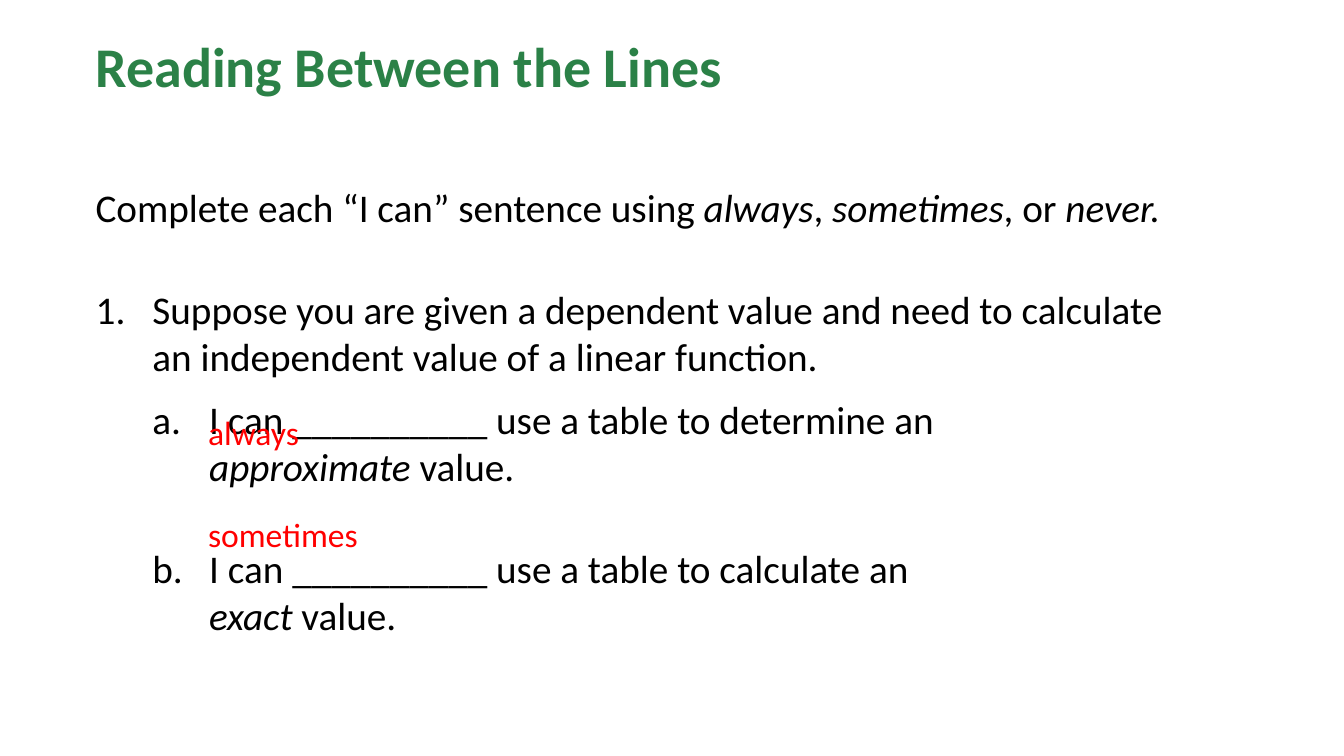
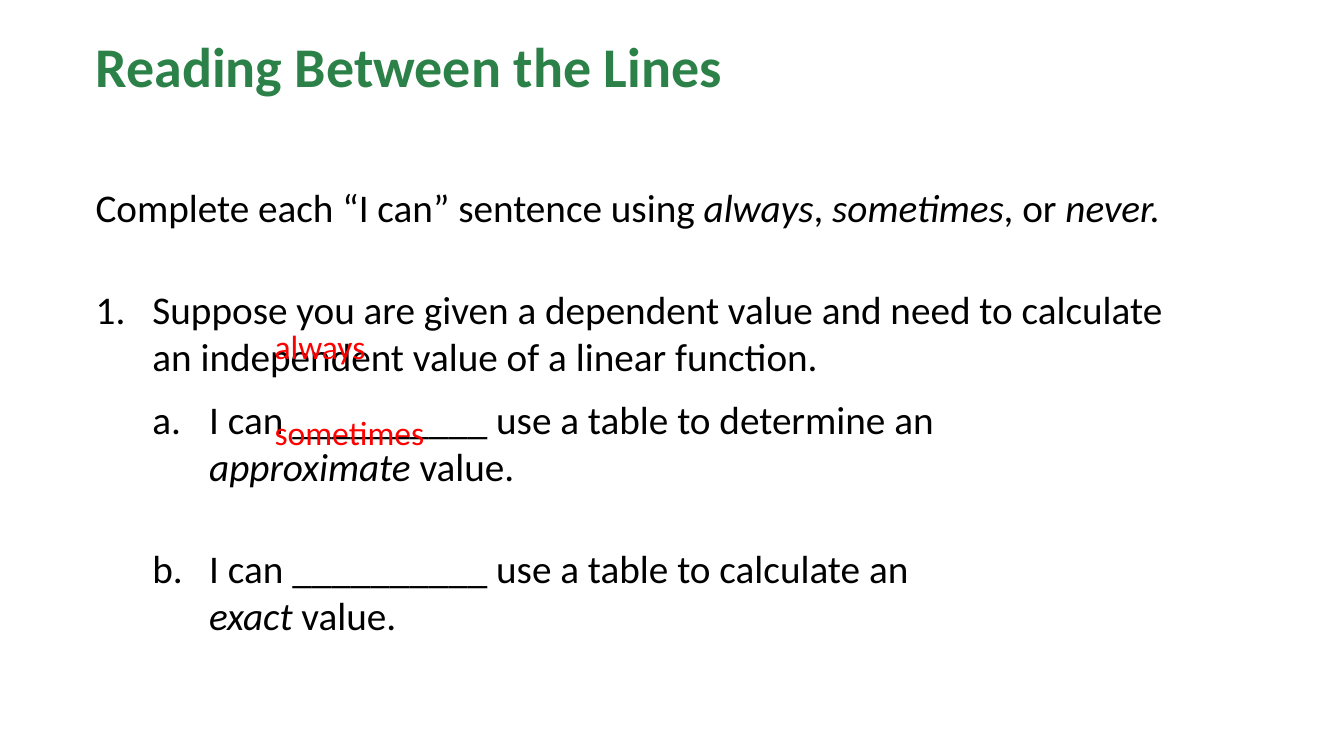
Before and after one commit to Apolloat2022/Algebra1M2U1L4, a slide deck: slide 67 of lesson6/BLMathematics_AlgI_M2_T1_L6_LessonSlides_ENG_with_answers.pptx. Drawn at 1344x756 pixels with LibreOffice and Linux fonts; fonts in the diff are those of the drawing; background and template pictures are left out. Boxes give left, top, right and bottom in pixels: in the first picture for what was removed or moved away, otherwise in the second. Text is boxed around its words. In the diff, an @@ line names an element or a change of style, - is before the commit and + after.

```diff
--- a/lesson6/BLMathematics_AlgI_M2_T1_L6_LessonSlides_ENG_with_answers.pptx
+++ b/lesson6/BLMathematics_AlgI_M2_T1_L6_LessonSlides_ENG_with_answers.pptx
@@ text "always": place and size @@
-text "always" at [208,417,299,451]
+text "always" at [275,335,366,368]
@@ text "sometimes" rewrapped from [208,523,358,548] to [275,417,425,446] @@
```
Also in this commit, not shown: 12 other slides changed, 1 other file.
